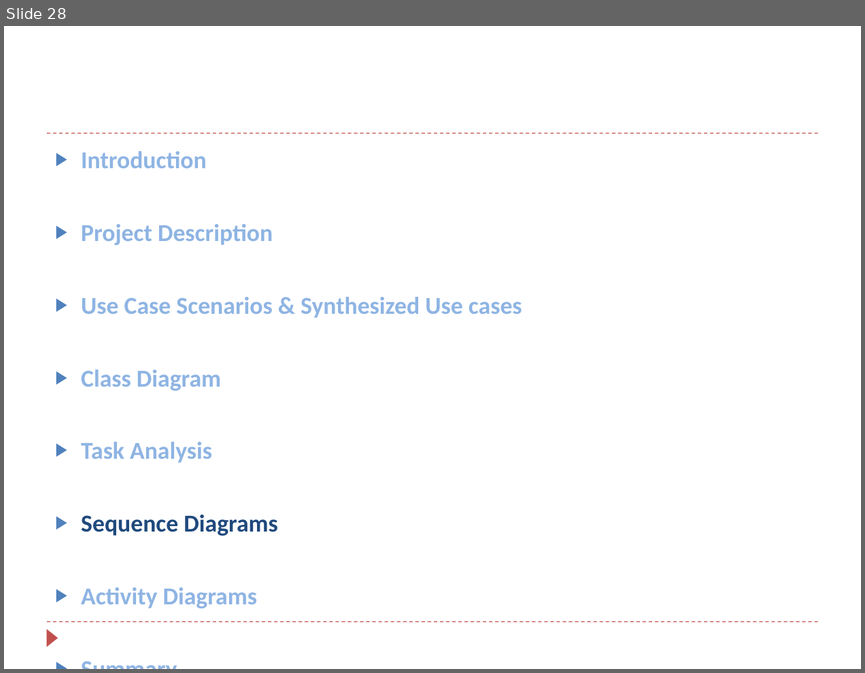
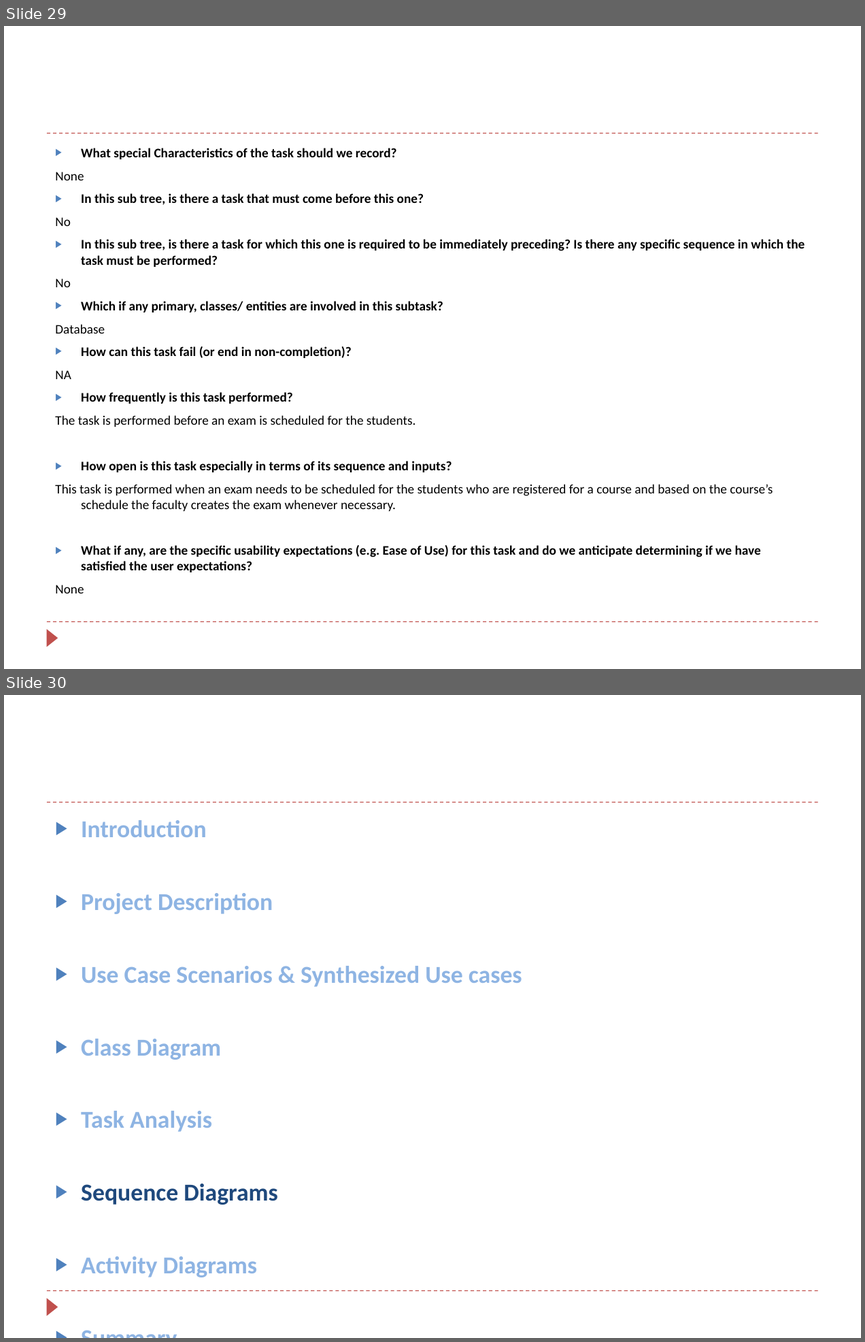
Before and after one commit to karthikpalakurthi/Online-Examination, a slide deck: MidTerm-Ppt.pptx. Shown one above the other, each under a label of ours: slide 28 before the commit, slides 29 and 30 after it. The pictures are 865x673 and 865x1342 pixels, drawn with LibreOffice and Linux fonts; fonts in the diff are those of the drawing. Boxes give left, top, right and bottom in pixels: in the first picture for what was removed or moved away, otherwise in the second. Text is boxed around its words. In the diff, an @@ line names an element or a change of style, - is before the commit and + after.

```diff
--- a/MidTerm-Ppt.pptx
+++ b/MidTerm-Ppt.pptx
@@ slide 29 added at (x1=4, y1=26, x2=861, y2=669), background #FFFFFF; not listed: 3 template elements that a slide beside it also shows @@
@@ text added at (x1=55, y1=148, x2=805, y2=593), 11 pt, text #000000, bold @@
+▶ What special Characteristics of the task should we record?
+None
+▶ In this sub tree, is there a task that must come before this one?
+No
+▶ In this sub tree, is there a task for which this one is required to be immediately preceding? Is there any specific sequence in which the task must be performed?
+No
+▶ Which if any primary, classes/ entities are involved in this subtask?
+Database
+▶ How can this task fail (or end in non-completion)?
+NA
+▶ How frequently is this task performed?
+The task is performed before an exam is scheduled for the students.
+▶ How open is this task especially in terms of its sequence and inputs?
+This task is performed when an exam needs to be scheduled for the students who are registered for a course and based on the course’s schedule the faculty creates the exam whenever necessary.
+▶ What if any, are the specific usability expectations (e.g. Ease of Use) for this task and do we anticipate determining if we have satisfied the user expectations?
+None
@@ what was slide 28 is now slide 30 @@
```
Also in this commit, not shown: 4 slides changed, 1 other slide added, 2 other files.
